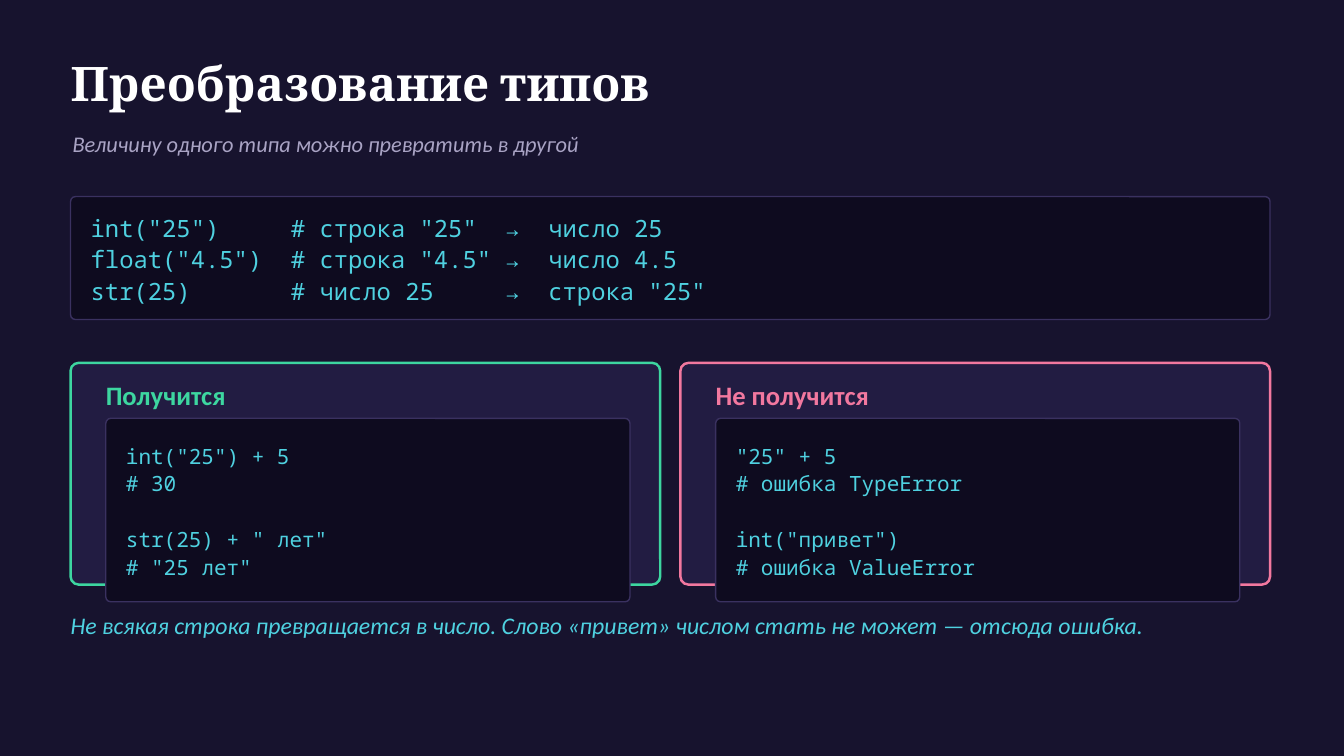
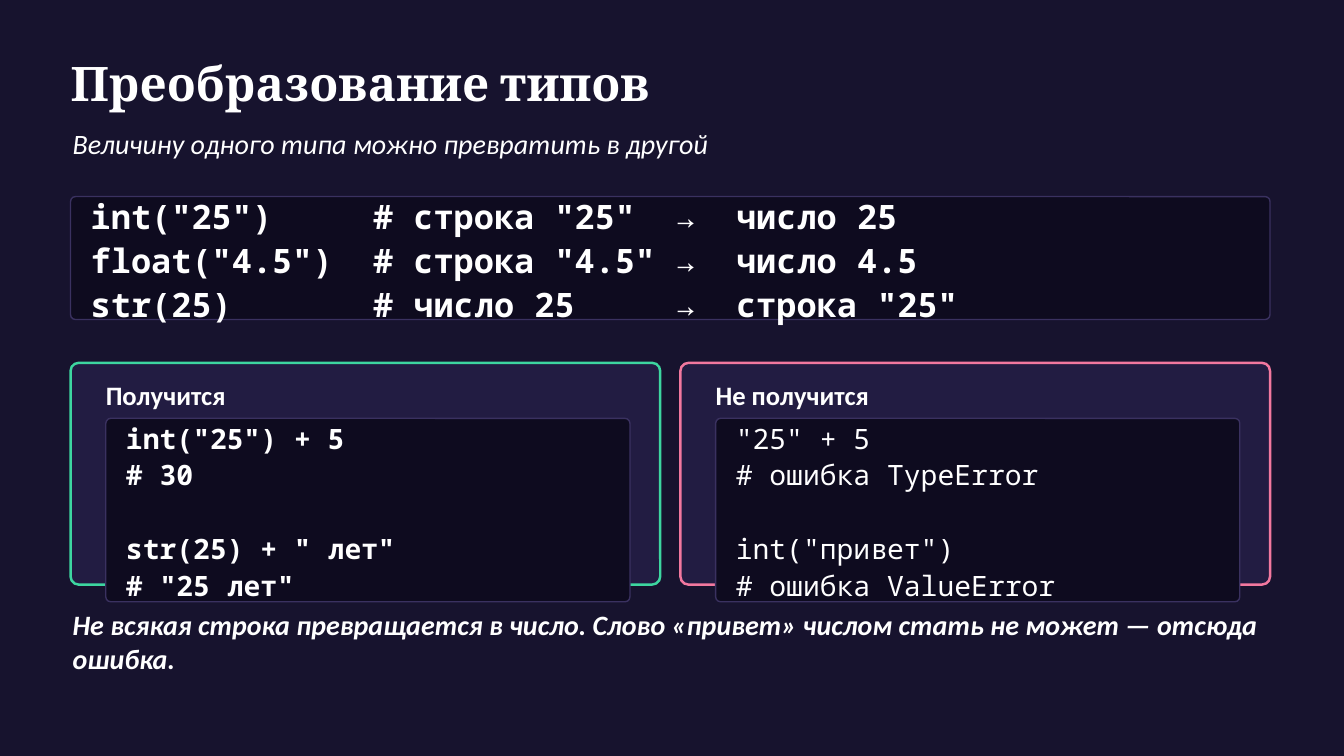
Before and after one commit to MuhammadMusa1/Pulotovschool, a slide deck: slide 18 of 10 класс/urok3/Презентация_занятие3_ред2.pptx. Drawn at 1344x756 pixels with LibreOffice and Linux fonts; fonts in the diff are those of the drawing. Boxes give left, top, right and bottom in pixels: in the first picture for what was removed or moved away, otherwise in the second. Text is boxed around its words. In the diff, an @@ line names an element or a change of style, - is before the commit and + after.

```diff
--- a/10 класс/urok3/Презентация_занятие3_ред2.pptx
+++ b/10 класс/urok3/Презентация_занятие3_ред2.pptx
@@ text "Величину одного типа можно превратить ..." at (x1=73, y1=135, x2=708, y2=159): size 16 to 20 pt, text colour #A9A3C4 to #FFFFFF @@
@@ text "int("25") # строка "25" → ..." at (x1=91, y1=203, x2=958, y2=325): size 17 to 24 pt, text colour #4FD1E0 to #FFFFFF, bold on @@
@@ text "Получится" at (x1=106, y1=387, x2=226, y2=410): text colour #3DD6A0 to #FFFFFF @@
@@ text "Не получится" at (x1=716, y1=387, x2=869, y2=410): text colour #F2789F to #FFFFFF @@
@@ text "int("25") + 5" at (x1=126, y1=427, x2=395, y2=602): size 15 to 20 pt, text colour #4FD1E0 to #FFFFFF, bold on @@
@@ text ""25" + 5" at (x1=736, y1=428, x2=1055, y2=602): size 15 to 20 pt, text colour #4FD1E0 to #FFFFFF @@
@@ text "Не всякая строка превращается в ..." at (x1=73, y1=616, x2=1257, y2=670): size 17 to 20 pt, text colour #4FD1E0 to #FFFFFF, bold on @@
```
Also in this commit, not shown: 19 other slides changed, 1 other file.
